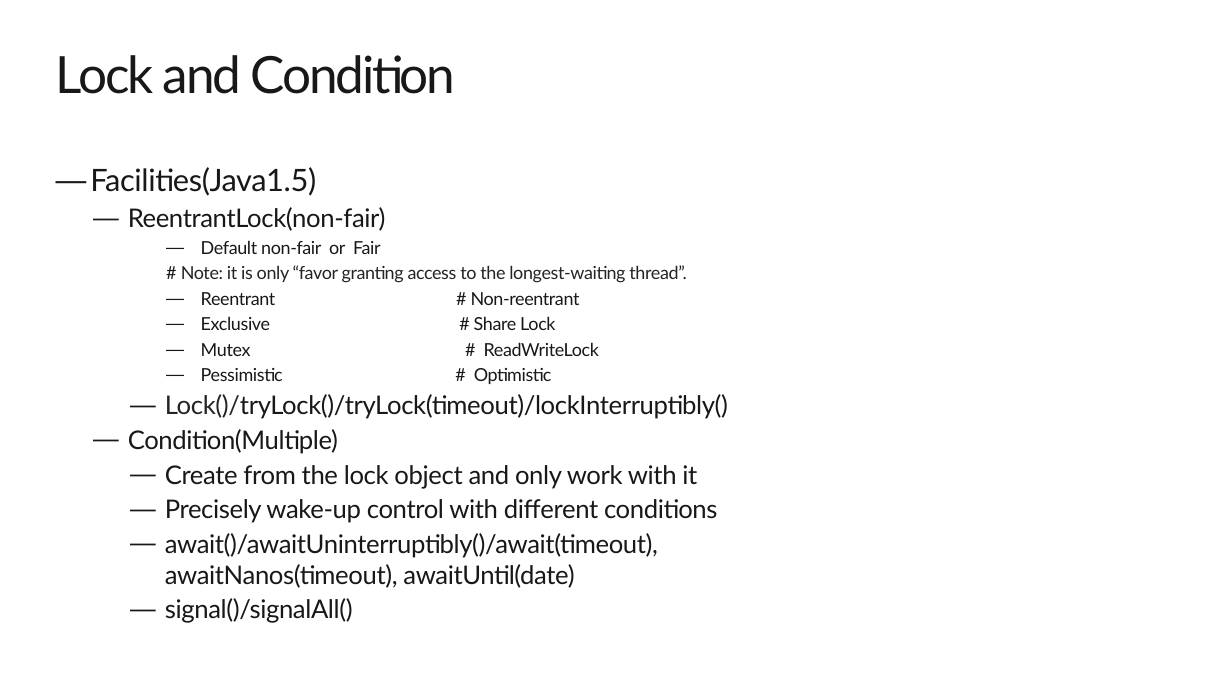
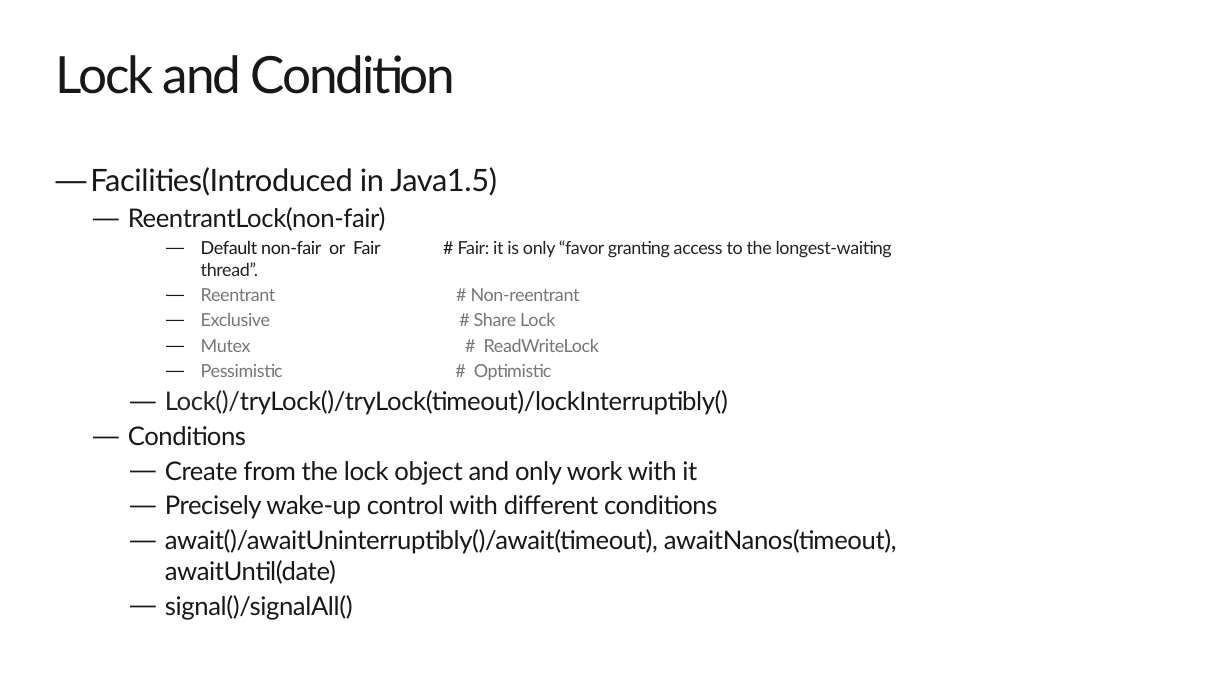
Before and after one commit to exiaoqu/ProducerConsumerProblemInJava, a slide deck: slide 15 of Producer and Consumer in Java.pptx (slide 16 before the commit). Drawn at 1232x693 pixels with LibreOffice and Linux fonts; fonts in the diff are those of the drawing; background and template pictures are left out. Boxes give left, top, right and bottom in pixels: in the first picture for what was removed or moved away, otherwise in the second. Text is boxed around its words. In the diff, an @@ line names an element or a change of style, - is before the commit and + after.

```diff
--- a/Producer and Consumer in Java.pptx
+++ b/Producer and Consumer in Java.pptx
@@ text at [90, 167, 497, 196]: text changed @@
-— Facilities(Java1.5)
+— Facilities(Introduced in Java1.5)
@@ text at [201, 240, 892, 258]: text changed @@
-      — Default non-fair or Fair
-      # Note: it is only “favor granting access to the longest-waiting thread”.
+      — Default non-fair or Fair # Fair: it is only “favor granting access to the longest-waiting thread”.
@@ text at [471, 288, 599, 380]: text colour #181818 to #767676 in "Reentrant # Non-reentrant", "Exclusive # Share Lock", "Mutex # ReadWriteLock", "Pessimistic # Optimistic" @@
@@ text at [128, 426, 246, 446]: text changed @@
-  — Condition(Multiple)
+  — Conditions
```
Also in this commit, not shown: 15 other slides changed, 4 slides added, 5 slides removed.
